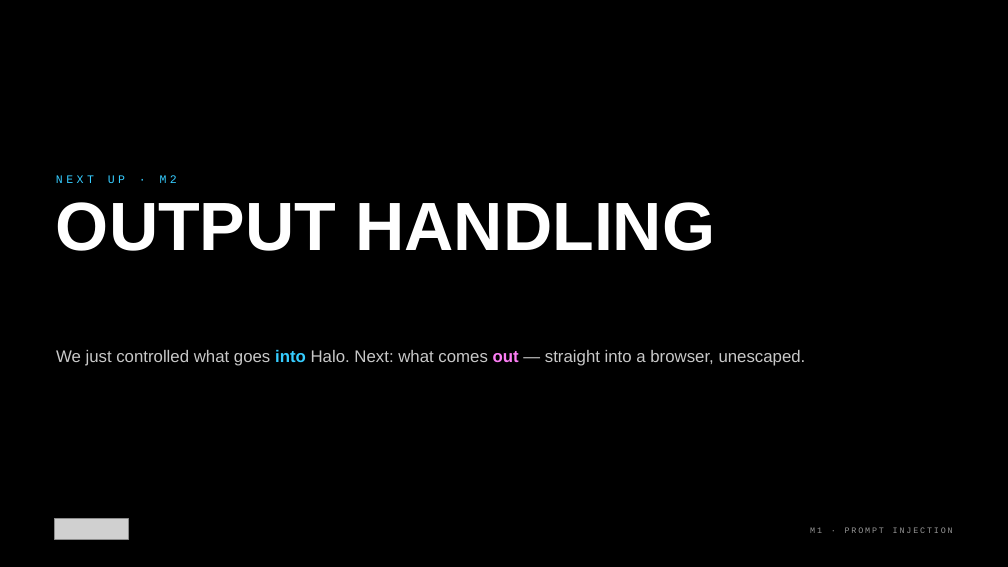
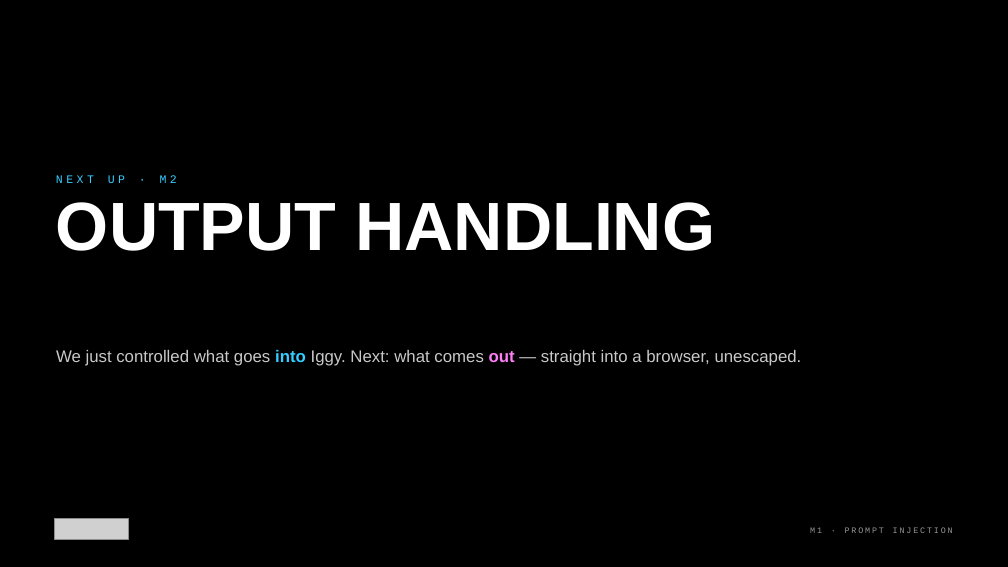
Before and after one commit to kkmookhey/training, a slide deck: slide 28 of blackhat-2026-adversarial-ai/M1-prompt-injection/slides/M1 Prompt Injection.pptx. Drawn at 1008x567 pixels with LibreOffice and Linux fonts; fonts in the diff are those of the drawing; grey boxes stand for pictures. Boxes give left, top, right and bottom in pixels: in the first picture for what was removed or moved away, otherwise in the second. Text is boxed around its words. In the diff, an @@ line names an element or a change of style, - is before the commit and + after.

```diff
--- a/blackhat-2026-adversarial-ai/M1-prompt-injection/slides/M1 Prompt Injection.pptx
+++ b/blackhat-2026-adversarial-ai/M1-prompt-injection/slides/M1 Prompt Injection.pptx
@@ text at (x1=56, y1=349, x2=802, y2=366): text changed @@
-We just controlled what goes into Halo. Next: what comes out — straight into a browser, unescaped.
+We just controlled what goes into Iggy. Next: what comes out — straight into a browser, unescaped.
```
Also in this commit, not shown: 28 other slides changed, 5 other files.
